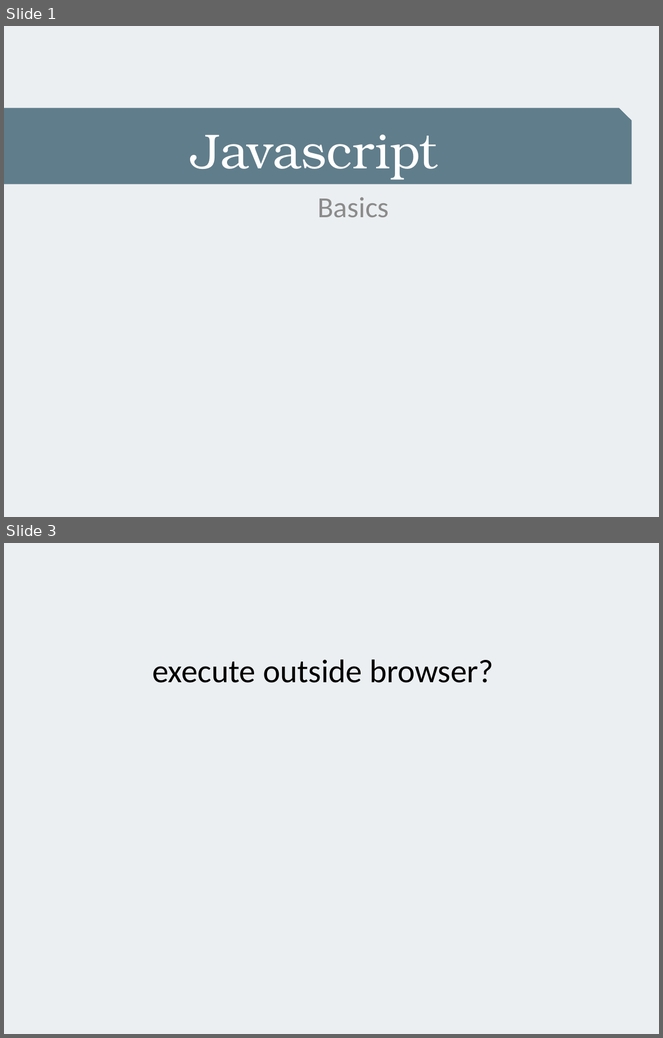
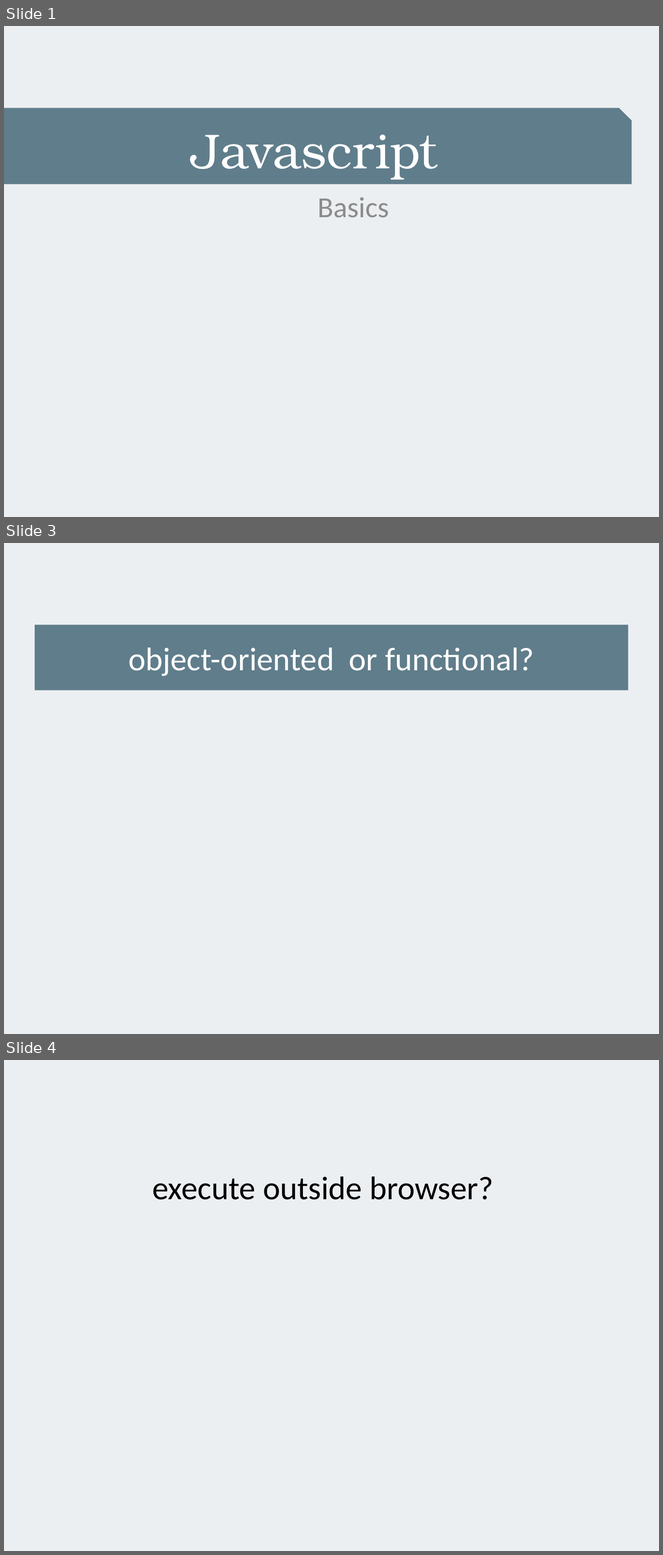
Before and after one commit to alexeymatveevp/angularjs-course, a slide deck: docs/00_jsbasics.pptx. Shown one above the other, each under a label of ours: slides 1 and 3 before the commit, slides 1, 3 and 4 after it; the slides between them are not shown. The pictures are 663x1038 and 663x1555 pixels, drawn with LibreOffice and Linux fonts; fonts in the diff are those of the drawing. Boxes give left, top, right and bottom in pixels: in the first picture for what was removed or moved away, otherwise in the second. Text is boxed around its words. In the diff, an @@ line names an element or a change of style, - is before the commit and + after.

```diff
--- a/docs/00_jsbasics.pptx
+++ b/docs/00_jsbasics.pptx
@@ slide 3 added at <box>4,543,659,1034</box>, background #ECEFF1 @@
@@ snip rect added at <box>35,625,629,691</box>, fill #607D8B, 36 pt, text #FFFFFF @@
+object-oriented or functional?
@@ what was slide 3 is now slide 4 @@
```
Also in this commit, not shown: 1 slide changed, 15 slides removed, 2 other files.
